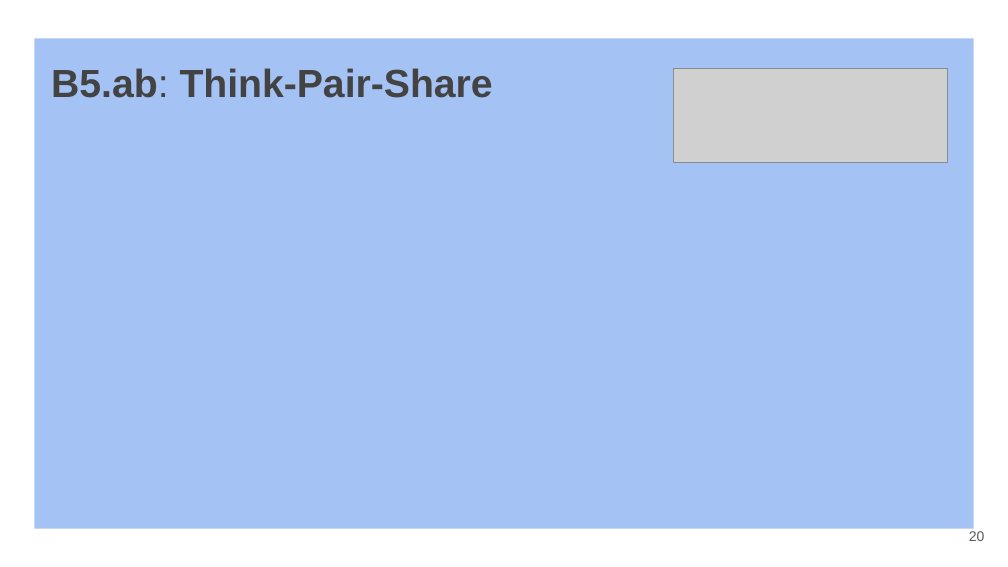
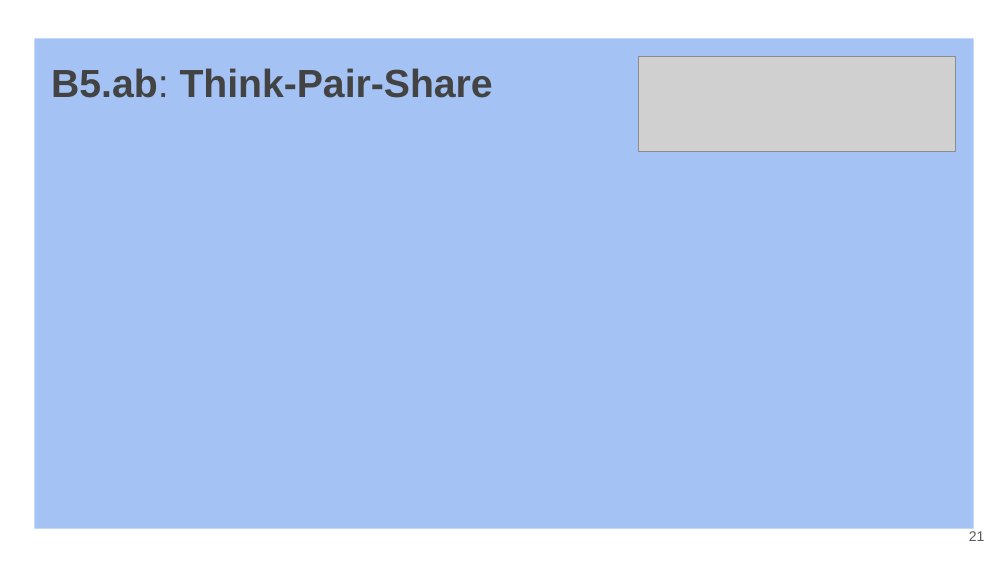
Before and after one commit to SuLab/Applied-Bioinformatics, a slide deck: slide 21 of Lectures/B5.a_R-AdvancedPlotting.pptx (slide 20 before the commit). Drawn at 1008x567 pixels with LibreOffice and Linux fonts; fonts in the diff are those of the drawing; grey boxes stand for pictures. Boxes give left, top, right and bottom in pixels: in the first picture for what was removed or moved away, otherwise in the second. Text is boxed around its words. In the diff, an @@ line names an element or a change of style, - is before the commit and + after.

```diff
--- a/Lectures/B5.a_R-AdvancedPlotting.pptx
+++ b/Lectures/B5.a_R-AdvancedPlotting.pptx
@@ picture: place and size @@
-picture at (673, 69, 948, 162)
+picture at (638, 56, 956, 151)
@@ page number at (969, 531, 985, 541): text changed @@
-20
+21
```
Also in this commit, not shown: 2 other slides changed, 1 slide added.
